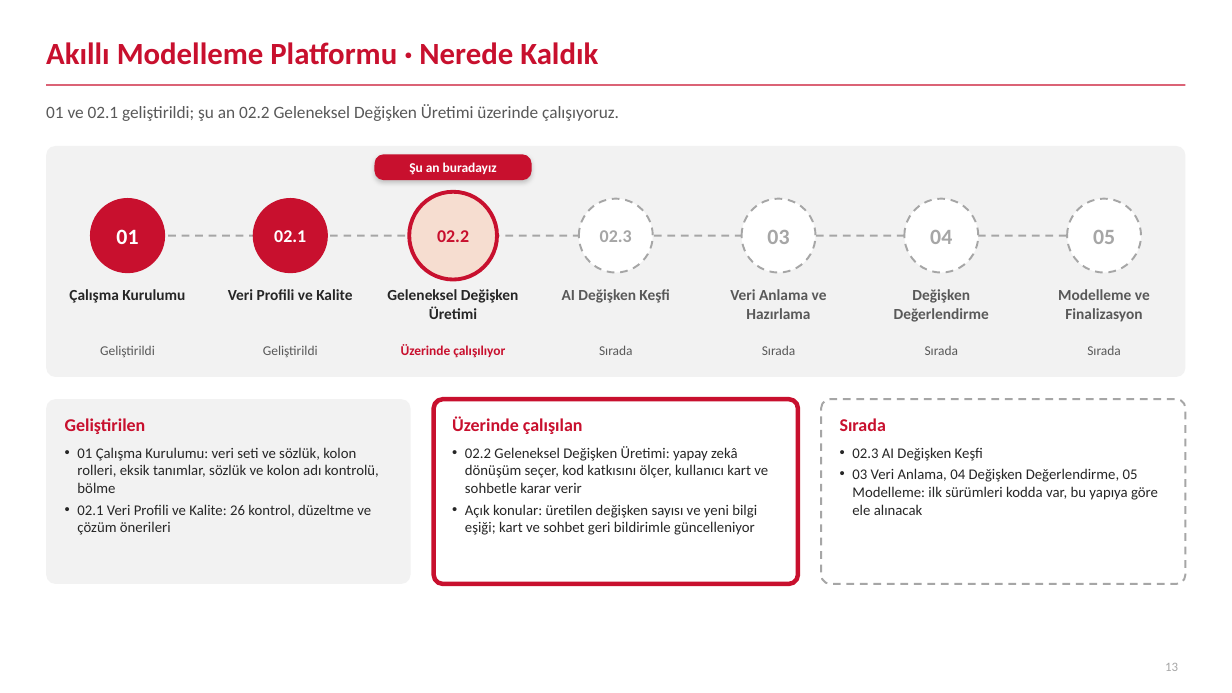
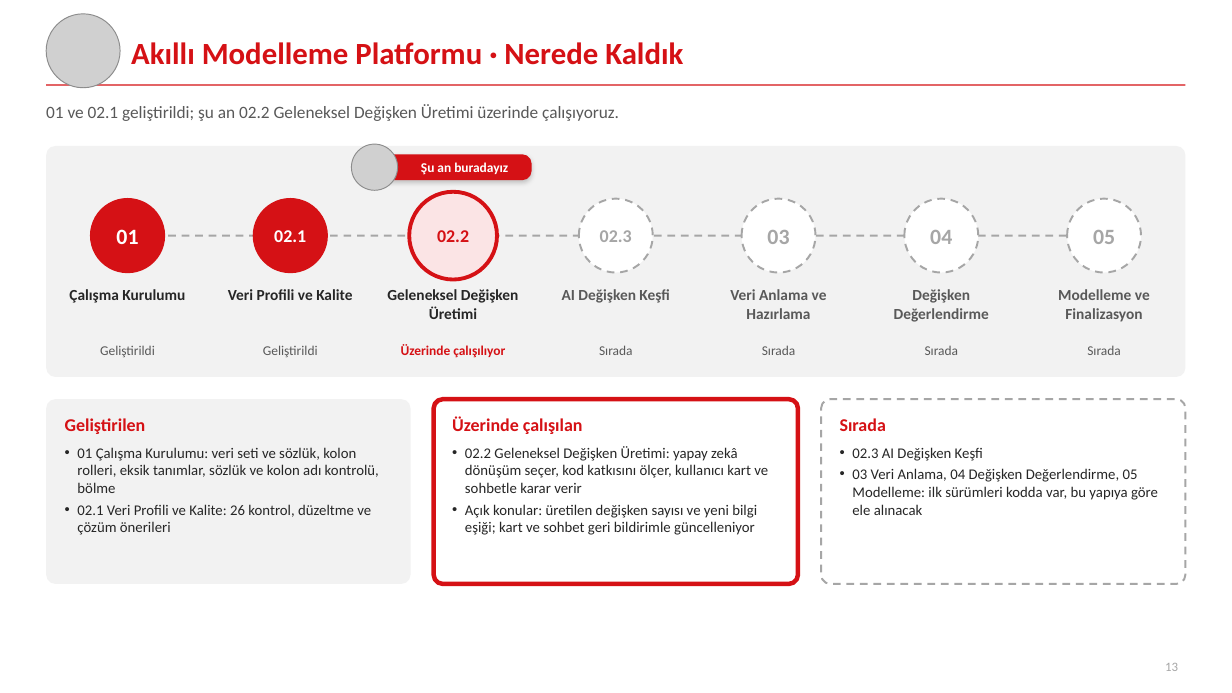
Before and after one commit to canmergen/amp, a slide deck: slide 13 of analitik_modelleme_platformu_GUNCEL/sunum/Akilli_Modelleme_Platformu_Sunum.pptx. Drawn at 1232x693 pixels with LibreOffice and Linux fonts; fonts in the diff are those of the drawing; grey boxes stand for pictures. Boxes give left, top, right and bottom in pixels: in the first picture for what was removed or moved away, otherwise in the second. Text is boxed around its words. In the diff, an @@ line names an element or a change of style, - is before the commit and + after.

```diff
--- a/analitik_modelleme_platformu_GUNCEL/sunum/Akilli_Modelleme_Platformu_Sunum.pptx
+++ b/analitik_modelleme_platformu_GUNCEL/sunum/Akilli_Modelleme_Platformu_Sunum.pptx
@@ picture added at (46, 14, 120, 88) @@
@@ text colour #C8102E to #D51115 in 6 elements at (437, 230, 469, 242), (401, 344, 505, 358), (65, 418, 146, 434), (452, 416, 583, 434), (840, 418, 886, 431), (131, 42, 683, 65) @@
@@ title "Akıllı Modelleme Platformu · Nerede ...": place and size @@
-title "Akıllı Modelleme Platformu · Nerede ..." at (46, 42, 598, 65)
+title "Akıllı Modelleme Platformu · Nerede ..." at (131, 42, 683, 65)
@@ line (46, 85) - (1186, 85): stroke #C8102E 1 pt to #D51115 1 pt @@
@@ picture added at (351, 144, 397, 190) @@
@@ rounded rectangle at (374, 154, 531, 180): fill #C8102E to #D51115 @@
@@ text "Şu an buradayız": place and size @@
-text "Şu an buradayız" at (409, 162, 497, 175)
+text "Şu an buradayız" at (421, 162, 508, 175)
@@ ellipse at (91, 199, 165, 273): fill #C8102E to #D51115; outline #C8102E 1 pt to #D51115 1 pt @@
@@ ellipse at (253, 199, 327, 273): fill #C8102E to #D51115; outline #C8102E 1 pt to #D51115 1 pt @@
@@ ellipse at (409, 192, 497, 280): fill #F6DDD0 to #FBE4E5; outline #C8102E 3 pt to #D51115 3 pt @@
@@ rounded rectangle at (433, 399, 798, 584): outline #C8102E 3.5 pt to #D51115 3.5 pt @@
```
Also in this commit, not shown: 11 other slides changed, 2 slides added, 1 slide removed, 1 other file.
